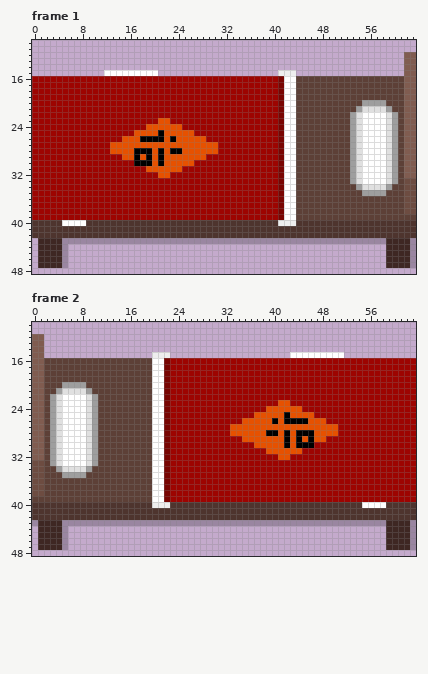
Pixel-art file, stored at GameData/图片素材/build_item_2x2.aseprite. The picture above was drawn from the file before the commit.
64x64 pixels, 12 frames. Colours within 5 levels of each other are drawn and written as one. Shown: frame 1: x 0..63, y 10..48; frame 2: x 0..63, y 10..48. The commit also changed other frames, which this record leaves out.
After:
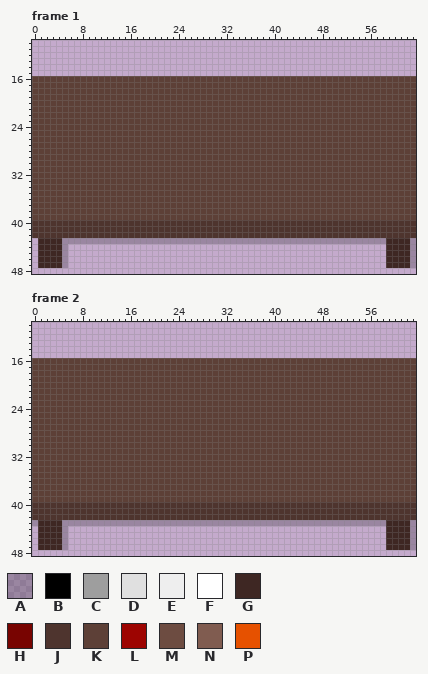
Palette (. is transparent): A #00000036  B #000000  C #9e9e9e  D #e0e0e0  E #eeeeee  F #ffffff  G #3e2723  H #780401  J #4e342e  K #5d4037  L #9d0401  M #6d4c41  N #805c50  P #e65100
Edits made:
layer "bed_pillow" now hidden
layer "bed_bar" now hidden
layer "bed_sheets_noclean" now hidden
layer "bed_sheets_clean" now hidden
Changed rows in their new state; - is an unchanged pixel.
Frame 1:
first column x 0:
12 --------------------------------------------------------------..
13 --------------------------------------------------------------..
14 --------------------------------------------------------------..
15 ------------.........--------------------...------------------..
16 KKKKKKKKKKKKKKKKKKKKKKKKKKKKKKKKKKKKKKKKKKKK------------------KK
17 KKKKKKKKKKKKKKKKKKKKKKKKKKKKKKKKKKKKKKKKKKKK------------------KK
18 KKKKKKKKKKKKKKKKKKKKKKKKKKKKKKKKKKKKKKKKKKKK------------------KK
19 KKKKKKKKKKKKKKKKKKKKKKKKKKKKKKKKKKKKKKKKKKKK------------------KK
20 KKKKKKKKKKKKKKKKKKKKKKKKKKKKKKKKKKKKKKKKKKKK-----------KKKK---KK
21 KKKKKKKKKKKKKKKKKKKKKKKKKKKKKKKKKKKKKKKKKKKK----------KKKKKK--KK
22 KKKKKKKKKKKKKKKKKKKKKKKKKKKKKKKKKKKKKKKKKKKK---------KKKKKKKK-KK
23 KKKKKKKKKKKKKKKKKKKKKKKKKKKKKKKKKKKKKKKKKKKK---------KKKKKKKK-KK
24 KKKKKKKKKKKKKKKKKKKKKKKKKKKKKKKKKKKKKKKKKKKK---------KKKKKKKK-KK
25 KKKKKKKKKKKKKKKKKKKKKKKKKKKKKKKKKKKKKKKKKKKK---------KKKKKKKK-KK
26 KKKKKKKKKKKKKKKKKKKKKKKKKKKKKKKKKKKKKKKKKKKK---------KKKKKKKK-KK
27 KKKKKKKKKKKKKKKKKKKKKKKKKKKKKKKKKKKKKKKKKKKK---------KKKKKKKK-KK
28 KKKKKKKKKKKKKKKKKKKKKKKKKKKKKKKKKKKKKKKKKKKK---------KKKKKKKK-KK
29 KKKKKKKKKKKKKKKKKKKKKKKKKKKKKKKKKKKKKKKKKKKK---------KKKKKKKK-KK
30 KKKKKKKKKKKKKKKKKKKKKKKKKKKKKKKKKKKKKKKKKKKK---------KKKKKKKK-KK
31 KKKKKKKKKKKKKKKKKKKKKKKKKKKKKKKKKKKKKKKKKKKK---------KKKKKKKK-KK
32 KKKKKKKKKKKKKKKKKKKKKKKKKKKKKKKKKKKKKKKKKKKK---------KKKKKKKK-KK
33 KKKKKKKKKKKKKKKKKKKKKKKKKKKKKKKKKKKKKKKKKKKK---------KKKKKKKK-KK
34 KKKKKKKKKKKKKKKKKKKKKKKKKKKKKKKKKKKKKKKKKKKK----------KKKKKK--KK
35 KKKKKKKKKKKKKKKKKKKKKKKKKKKKKKKKKKKKKKKKKKKK-----------KKKK---KK
36 KKKKKKKKKKKKKKKKKKKKKKKKKKKKKKKKKKKKKKKKKKKK------------------KK
37 KKKKKKKKKKKKKKKKKKKKKKKKKKKKKKKKKKKKKKKKKKKK------------------KK
38 KKKKKKKKKKKKKKKKKKKKKKKKKKKKKKKKKKKKKKKKKKKK------------------KK
39 KKKKKKKKKKKKKKKKKKKKKKKKKKKKKKKKKKKKKKKKKKKK--------------------
40 -----JJJJ--------------------------------JJJ--------------------
Frame 2:
first column x 0:
12 ..--------------------------------------------------------------
13 ..--------------------------------------------------------------
14 ..--------------------------------------------------------------
15 ..------------------...--------------------.........------------
16 KK------------------KKKKKKKKKKKKKKKKKKKKKKKKKKKKKKKKKKKKKKKKKKKK
17 KK------------------KKKKKKKKKKKKKKKKKKKKKKKKKKKKKKKKKKKKKKKKKKKK
18 KK------------------KKKKKKKKKKKKKKKKKKKKKKKKKKKKKKKKKKKKKKKKKKKK
19 KK------------------KKKKKKKKKKKKKKKKKKKKKKKKKKKKKKKKKKKKKKKKKKKK
20 KK---KKKK-----------KKKKKKKKKKKKKKKKKKKKKKKKKKKKKKKKKKKKKKKKKKKK
21 KK--KKKKKK----------KKKKKKKKKKKKKKKKKKKKKKKKKKKKKKKKKKKKKKKKKKKK
22 KK-KKKKKKKK---------KKKKKKKKKKKKKKKKKKKKKKKKKKKKKKKKKKKKKKKKKKKK
23 KK-KKKKKKKK---------KKKKKKKKKKKKKKKKKKKKKKKKKKKKKKKKKKKKKKKKKKKK
24 KK-KKKKKKKK---------KKKKKKKKKKKKKKKKKKKKKKKKKKKKKKKKKKKKKKKKKKKK
25 KK-KKKKKKKK---------KKKKKKKKKKKKKKKKKKKKKKKKKKKKKKKKKKKKKKKKKKKK
26 KK-KKKKKKKK---------KKKKKKKKKKKKKKKKKKKKKKKKKKKKKKKKKKKKKKKKKKKK
27 KK-KKKKKKKK---------KKKKKKKKKKKKKKKKKKKKKKKKKKKKKKKKKKKKKKKKKKKK
28 KK-KKKKKKKK---------KKKKKKKKKKKKKKKKKKKKKKKKKKKKKKKKKKKKKKKKKKKK
29 KK-KKKKKKKK---------KKKKKKKKKKKKKKKKKKKKKKKKKKKKKKKKKKKKKKKKKKKK
30 KK-KKKKKKKK---------KKKKKKKKKKKKKKKKKKKKKKKKKKKKKKKKKKKKKKKKKKKK
31 KK-KKKKKKKK---------KKKKKKKKKKKKKKKKKKKKKKKKKKKKKKKKKKKKKKKKKKKK
32 KK-KKKKKKKK---------KKKKKKKKKKKKKKKKKKKKKKKKKKKKKKKKKKKKKKKKKKKK
33 KK-KKKKKKKK---------KKKKKKKKKKKKKKKKKKKKKKKKKKKKKKKKKKKKKKKKKKKK
34 KK--KKKKKK----------KKKKKKKKKKKKKKKKKKKKKKKKKKKKKKKKKKKKKKKKKKKK
35 KK---KKKK-----------KKKKKKKKKKKKKKKKKKKKKKKKKKKKKKKKKKKKKKKKKKKK
36 KK------------------KKKKKKKKKKKKKKKKKKKKKKKKKKKKKKKKKKKKKKKKKKKK
37 KK------------------KKKKKKKKKKKKKKKKKKKKKKKKKKKKKKKKKKKKKKKKKKKK
38 KK------------------KKKKKKKKKKKKKKKKKKKKKKKKKKKKKKKKKKKKKKKKKKKK
39 --------------------KKKKKKKKKKKKKKKKKKKKKKKKKKKKKKKKKKKKKKKKKKKK
40 --------------------JJJ--------------------------------JJJJ-----
